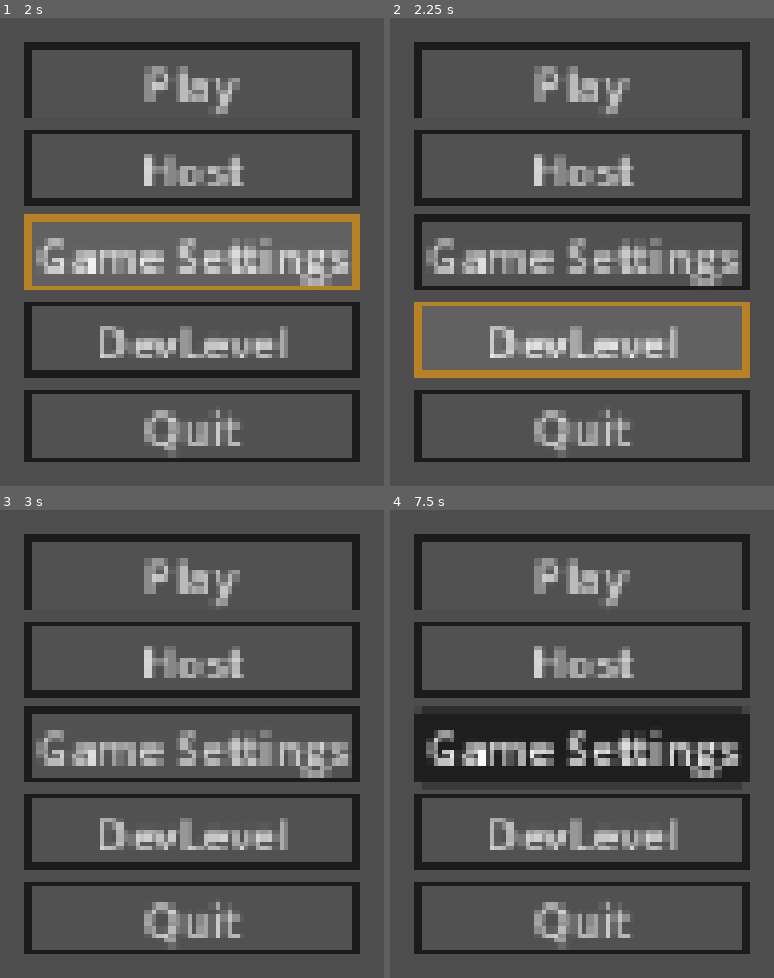
Above: before the commit, frames 1-4 (two rows, left to right).
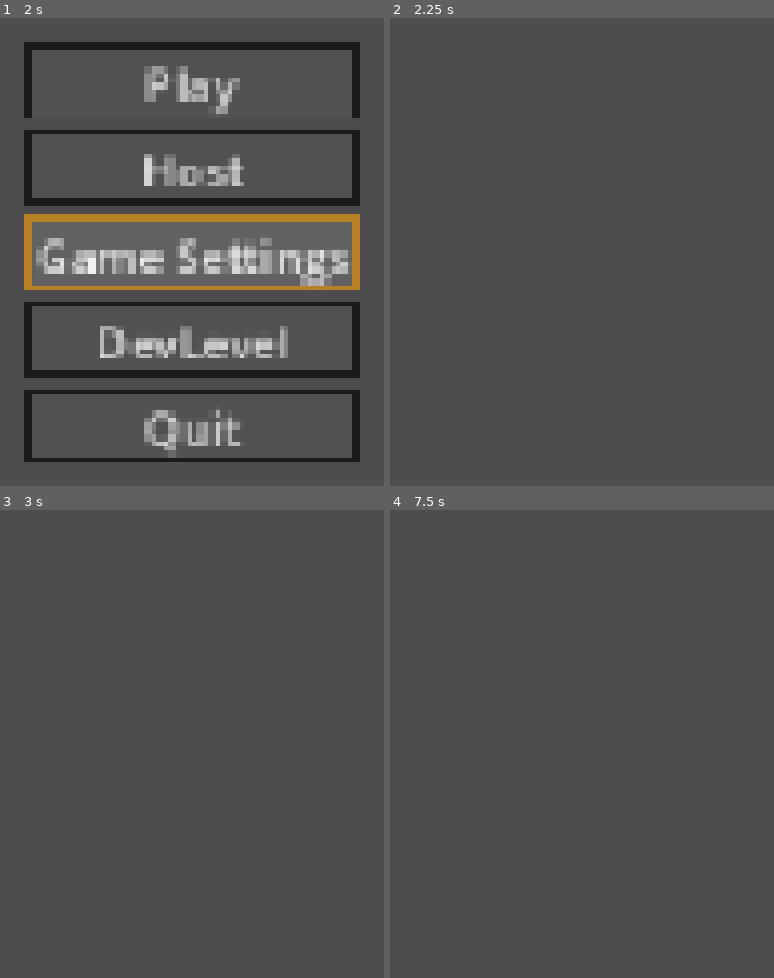
Above: after the commit, the same moments.

Repository: yeet230/multiplayer-base
Game: Godot game, scene res://Scenes/3D/Levels/Game.tscn
Two runs of this game, one before a commit and one after it. Both use one fixed random seed, a clock stepped at 60 frames per second and the inputs below.
Inputs (mouse positions are in pixels of both pictures, inside the frame that each line leads up to):
- Up to frame 1 (2 s): click "Host" at 0.5 s; click "Game Settings" at 1.25 s
- Up to frame 2 (2.25 s): click "DevLevel" at 2 s
- Up to frame 3 (3 s): tap Enter (ui_accept) at 2.75 s; move the mouse to (outside the picture) at 2.77 s; hold D (right) from 2.78 s (still down); click (outside the picture) at 2.85 s
- Up to frame 4 (7.5 s): tap Space (jump) at 3.02, 3.32, 3.77, 4.07, 5.1, 5.27, 5.57, 6.02, 6.32, 6.77, 7.07 s; tap T (toggle_chat) at 3.05, 3.6, 6.05, 6.6 s; tap Enter (ui_accept) at 3.5, 3.8, 4.25, 4.35, 5, 5.75, 6.5, 6.8, 7.35 s; move the mouse to (outside the picture) at 3.52 s; release D (right) at 3.53 s; hold S (backward) 3.53-4.28 s; click (outside the picture) at 3.67 s; move the mouse to (outside the picture) at 4.27 s; hold D (right) 4.28-5.03 s; hold Space (jump) 4.28-5.03 s; click (outside the picture) at 4.42 s; move the mouse to (outside the picture) at 5.02 s; hold W (forward) 5.03-5.78 s; click (outside the picture) at 5.3 s; move the mouse to (outside the picture) at 5.77 s; hold A (left) 5.78-7.28 s; click (outside the picture) at 5.85 s; tap R (reload) at 6.4 s; move the mouse to (outside the picture) at 6.52 s; click (outside the picture) at 6.67 s; tap Escape (ui_cancel) at 7.15 s; move the mouse to (743, 772) at 7.27 s; hold S (backward) from 7.28 s (still down); hold Space (jump) from 7.28 s (still down); click (743, 772) at 7.42 s

Frame 1 is identical in both runs. In frame 2, 22% of the frame differs, in the area x 6-94%, y 5-95%; in frame 3, 21%; in frame 4, 28%.

Commit message:
Player setup
transfer over player movement, input and vision managers from older project and enable them to work within the project

Diff:
--- /dev/null
+++ b/MainMenu.tres
@@ -0,0 +1,21 @@
+[gd_resource type="Theme" format=3 uid="uid://clmane4tnahtp"]
+
+[sub_resource type="StyleBoxFlat" id="StyleBoxFlat_i26rj"]
+bg_color = Color(0.38170326, 0.38170323, 0.38170317, 1)
+border_width_left = 2
+border_width_top = 2
+border_width_right = 2
+border_width_bottom = 2
+border_color = Color(0.72419745, 0.50442946, 0.14627871, 1)
+
+[sub_resource type="StyleBoxFlat" id="StyleBoxFlat_eiy7p"]
+bg_color = Color(0.31764707, 0.31764707, 0.31764707, 1)
+border_width_left = 2
+border_width_top = 2
+border_width_right = 2
+border_width_bottom = 2
+border_color = Color(0.10747973, 0.10747976, 0.107479624, 1)
+
+[resource]
+Button/styles/hover = SubResource("StyleBoxFlat_i26rj")
+Button/styles/normal = SubResource("StyleBoxFlat_eiy7p")
--- a/Scenes/2D/Menu's/Main/MainMenu.tscn
+++ b/Scenes/2D/Menu's/Main/MainMenu.tscn
@@ -1,79 +1,62 @@
 [gd_scene format=3 uid="uid://bpblj5osn52mf"]
 
+[ext_resource type="Theme" uid="uid://clmane4tnahtp" path="res://MainMenu.tres" id="1_0nft5"]
 [ext_resource type="Script" uid="uid://yv2w3la70h3r" path="res://Scripts/Menu's/Main/MainMenu.gd" id="1_i26rj"]
 [ext_resource type="PackedScene" uid="uid://bwdt4nq8pr5ke" path="res://Scenes/2D/Menu's/Main/ClientMenu.tscn" id="2_eiy7p"]
 
-[sub_resource type="StyleBoxFlat" id="StyleBoxFlat_i26rj"]
-bg_color = Color(0.38170326, 0.38170323, 0.38170317, 1)
-border_width_left = 2
-border_width_top = 2
-border_width_right = 2
-border_width_bottom = 2
-border_color = Color(0.72419745, 0.50442946, 0.14627871, 1)
-
-[sub_resource type="StyleBoxFlat" id="StyleBoxFlat_eiy7p"]
-bg_color = Color(0.31764707, 0.31764707, 0.31764707, 1)
-border_width_left = 2
-border_width_top = 2
-border_width_right = 2
-border_width_bottom = 2
-border_color = Color(0.10747973, 0.10747976, 0.107479624, 1)
-
-[sub_resource type="Theme" id="Theme_i26rj"]
-Button/styles/hover = SubResource("StyleBoxFlat_i26rj")
-Button/styles/normal = SubResource("StyleBoxFlat_eiy7p")
-
-[node name="MainMenu" type="Control" unique_id=142060000]
-layout_mode = 3
-anchors_preset = 15
-anchor_right = 1.0
-anchor_bottom = 1.0
-grow_horizontal = 2
-grow_vertical = 2
+[node name="MainMenu" type="Node" unique_id=950782923]
 script = ExtResource("1_i26rj")
 
 [node name="DisplayElements" type="CanvasLayer" parent="." unique_id=1055677627]
 
 [node name="MenuItems" type="CanvasLayer" parent="." unique_id=1925073819]
 
-[node name="MainMenu" type="VBoxContainer" parent="MenuItems" unique_id=696036975]
+[node name="Menu" type="Control" parent="MenuItems" unique_id=1640040799]
+layout_mode = 3
+anchors_preset = 0
+offset_right = 40.0
+offset_bottom = 40.0
+theme = ExtResource("1_0nft5")
+
+[node name="MainMenu" type="VBoxContainer" parent="MenuItems/Menu" unique_id=696036975]
+layout_mode = 1
 anchors_preset = 8
 anchor_left = 0.5
 anchor_top = 0.5
 anchor_right = 0.5
 anchor_bottom = 0.5
-offset_left = -60.0
-offset_top = -85.5
-offset_right = 60.0
-offset_bottom = 85.5
+offset_left = 496.0
+offset_top = 218.5
+offset_right = 616.0
+offset_bottom = 389.5
 grow_horizontal = 2
 grow_vertical = 2
-theme = SubResource("Theme_i26rj")
 
-[node name="Play" type="Button" parent="MenuItems/MainMenu" unique_id=279220662]
+[node name="Play" type="Button" parent="MenuItems/Menu/MainMenu" unique_id=279220662]
 layout_mode = 2
 text = "Play"
 
-[node name="Host" type="Button" parent="MenuItems/MainMenu" unique_id=418394136]
+[node name="Host" type="Button" parent="MenuItems/Menu/MainMenu" unique_id=418394136]
 layout_mode = 2
 text = "Host"
 
-[node name="GameSettings" type="Button" parent="MenuItems/MainMenu" unique_id=1149132878]
+[node name="GameSettings" type="Button" parent="MenuItems/Menu/MainMenu" unique_id=1149132878]
 layout_mode = 2
 text = "Game Settings"
 
-[node name="QuickJoin" type="Button" parent="MenuItems/MainMenu" unique_id=1839017426]
+[node name="QuickJoin" type="Button" parent="MenuItems/Menu/MainMenu" unique_id=1839017426]
 layout_mode = 2
 text = "DevLevel"
 
-[node name="Quit" type="Button" parent="MenuItems/MainMenu" unique_id=1955174501]
+[node name="Quit" type="Button" parent="MenuItems/Menu/MainMenu" unique_id=1955174501]
 layout_mode = 2
 text = "Quit
 "
 
-[node name="ClientMenu" parent="MenuItems" unique_id=484369215 instance=ExtResource("2_eiy7p")]
+[node name="ClientMenu" parent="MenuItems/Menu" unique_id=484369215 instance=ExtResource("2_eiy7p")]
 visible = false
+layout_mode = 1
 
-[connection signal="pressed" from="MenuItems/MainMenu/Play" to="." method="_on_play_pressed"]
-[connection signal="pressed" from="MenuItems/MainMenu/QuickJoin" to="." method="_on_quick_join_pressed"]
-[connection signal="pressed" from="MenuItems/MainMenu/Quit" to="." method="_on_quit_pressed"]
+[connection signal="pressed" from="MenuItems/Menu/MainMenu/Play" to="." method="_on_play_pressed"]
+[connection signal="pressed" from="MenuItems/Menu/MainMenu/QuickJoin" to="." method="_on_quick_join_pressed"]
+[connection signal="pressed" from="MenuItems/Menu/MainMenu/Quit" to="." method="_on_quit_pressed"]
--- a/Scenes/3D/Actors/Player/Player.tscn
+++ b/Scenes/3D/Actors/Player/Player.tscn
@@ -1,16 +1,36 @@
 [gd_scene format=3 uid="uid://cunyxs3eya22j"]
 
-[ext_resource type="Script" uid="uid://dijc2v1sdwbw3" path="res://Scripts/Charecters/Player/PlayerController.gd" id="1_xhfnw"]
+[ext_resource type="Script" uid="uid://bsb5aky4ks3a7" path="res://Scripts/Charecters/Player/BasicPlayerController.gd" id="1_nq4pf"]
+[ext_resource type="Script" uid="uid://citafdrb7wy4s" path="res://Scripts/Charecters/Player/Handler's/InputHandler.gd" id="2_phrvb"]
+[ext_resource type="Script" uid="uid://bd4yrrb6w6vb4" path="res://Scripts/Charecters/Player/Handler's/PlayerMovmentController.gd" id="3_lk4yj"]
+[ext_resource type="Script" uid="uid://cqrprdyognihs" path="res://Scripts/VisionManager.gd" id="4_lk4yj"]
 
 [sub_resource type="CapsuleShape3D" id="CapsuleShape3D_g7fu1"]
 
 [sub_resource type="CapsuleMesh" id="CapsuleMesh_g7fu1"]
 
+[sub_resource type="SceneReplicationConfig" id="SceneReplicationConfig_nq4pf"]
+properties/0/path = NodePath(".:position")
+properties/0/spawn = true
+properties/0/replication_mode = 1
+properties/1/path = NodePath(".:rotation")
+properties/1/spawn = true
+properties/1/replication_mode = 1
+
 [node name="CharacterBase" type="CharacterBody3D" unique_id=2042791910]
 collision_layer = 2
 collision_mask = 7
-script = ExtResource("1_xhfnw")
+script = ExtResource("1_nq4pf")
 metadata/_custom_type_script = "uid://c1kgqspsdkcf7"
+
+[node name="InputHandler" type="Node" parent="." unique_id=395879126 node_paths=PackedStringArray("player")]
+script = ExtResource("2_phrvb")
+player = NodePath("..")
+metadata/_custom_type_script = "uid://citafdrb7wy4s"
+
+[node name="PlayerMovementController" type="Node" parent="." unique_id=936189262]
+script = ExtResource("3_lk4yj")
+metadata/_custom_type_script = "uid://bd4yrrb6w6vb4"
 
 [node name="CollisionShape3D" type="CollisionShape3D" parent="." unique_id=210439886]
 transform = Transform3D(1, 0, 0, 0, 1, 0, 0, 0, 1, 0, 1, 0)
@@ -19,7 +39,17 @@
 [node name="MeshInstance3D" type="MeshInstance3D" parent="CollisionShape3D" unique_id=444635634]
 mesh = SubResource("CapsuleMesh_g7fu1")
 
-[node name="Head" type="Node3D" parent="." unique_id=1711151638]
+[node name="VisionManager" type="Node3D" parent="." unique_id=642591304 node_paths=PackedStringArray("localPlayer", "cameraList", "playerHead")]
+script = ExtResource("4_lk4yj")
+localPlayer = NodePath("..")
+cameraList = [NodePath("Head/Camera3D")]
+playerHead = NodePath("Head")
+metadata/_custom_type_script = "uid://cqrprdyognihs"
 
-[node name="Camera3D" type="Camera3D" parent="Head" unique_id=761804353]
+[node name="Head" type="Node3D" parent="VisionManager" unique_id=1711151638]
+
+[node name="Camera3D" type="Camera3D" parent="VisionManager/Head" unique_id=761804353]
 transform = Transform3D(1, 0, 0, 0, 1, 0, 0, 0, 1, 0, 1.6765037, -0.2151337)
+
+[node name="MultiplayerSynchronizer" type="MultiplayerSynchronizer" parent="." unique_id=1684267837]
+replication_config = SubResource("SceneReplicationConfig_nq4pf")
--- /dev/null
+++ b/Scripts/Charecters/Player/BasicPlayerController.gd
@@ -0,0 +1,14 @@
+class_name Player extends CharacterBase
+
+@onready var inputHandler: PlayerInputHandler = $InputHandler
+@onready var movementController: PlayerMovementController = $PlayerMovementController
+@onready var visionManager: VisionManager = $VisionManager
+
+
+
+
+func _physics_process(delta: float) -> void:
+	if !is_multiplayer_authority(): return
+
+	inputHandler.tick()
+	movementController.tick(delta)
--- a/Scripts/Charecters/Player/Handler's/InputHandler.gd
+++ b/Scripts/Charecters/Player/Handler's/InputHandler.gd
@@ -1,6 +1,8 @@
-class_name InputHandler extends Node
+class_name PlayerInputHandler extends Node
+##Handles all user input required for the player to interact with the world.
+##It will also update other player managers/handlers accordingly
 
-@export var localPlayer: Player = get_parent()
+@export var player: Player = get_parent()
 
 var isJumpPressed: bool = false
 var isSprintPressed: bool = false
@@ -16,16 +18,49 @@
 var isReloadPressed: bool = false
 var isShootReleased: bool = false
 
-func tick(delta : float) -> void:
-	pass
-
 func _input(event: InputEvent) -> void:
 	if !is_multiplayer_authority(): return
 
+	if event is InputEventMouseMotion:
+		player.visionManager.look_around(event.relative)
+	#
+	#elif event is InputEventKey:
+		#if event.is_action_pressed("ui_cancel"):
+			#Input.mouse_mode = Input.MOUSE_MODE_VISIBLE
+		#elif event.is_action_pressed("flash light"):
+			#player.playerEnabledLight = !player.playerEnabledLight
 
-	if event is InputEventMouseMotion:
-		pass
-	elif event is InputEventMouseButton:
-		pass
-	elif event is InputEventKey:
-		pass
+
+func tick() -> void:
+	_update_input_values()
+	_push_updated_input_values()
+
+func _update_input_values() -> void:
+	isJumpPressed = Input.is_action_pressed("jump")
+	#isCrouchPressed = Input.is_action_pressed("crouch")
+	#isSprintPressed = Input.is_action_pressed("sprint")
+	#isDashPressed = Input.is_action_just_pressed("dash")
+	moveDir = Input.get_vector("left", "right", "forward", "backward")
+
+	isShootPressed = Input.is_action_just_pressed("shoot")
+	isShootReleased = Input.is_action_just_released("shoot")
+	isReloadPressed = Input.is_action_just_pressed("reload")
+
+	toggleChat = Input.is_action_just_pressed("toggle_chat")
+	isEnterPressed = Input.is_action_just_pressed("ui_accept")
+	isBackPressed = Input.is_action_just_pressed("ui_cancel")
+
+func _push_updated_input_values() -> void:
+	player.movementController.isCrouchPressed = isCrouchPressed
+	player.movementController.isSprintPressed = isSprintPressed
+	player.movementController.isDashPressed = isDashPressed
+	player.movementController.isJumpPressed = isJumpPressed
+	player.movementController.moveDir = moveDir
+
+	#player.weaponManager.isReloadPressed = isReloadPressed
+	#player.weaponManager.isShootPressed = isShootPressed
+	#player.weaponManager.isShootReleased = isShootReleased
+	#
+	#player.ui.isBackPressed = isBackPressed
+	#player.ui.isEnterPressed = isEnterPressed
+	#player.ui.toggleChat = toggleChat
--- /dev/null
+++ b/Scripts/Charecters/Player/Handler's/PlayerMovmentController.gd
@@ -0,0 +1,107 @@
+class_name PlayerMovementController extends Node
+##This node handles all movment actions conducted within the game for the player to move.
+##It will need to have the player property set correctly and its tick(delta : float) function called otherwise it will not work
+
+
+@export_category("Ground Movement Settings")
+@export var runSpd: float = 9.0 ##How fast the player can move when the runKey is pressed
+@export var walkSpd: float = 6.0 ##how fast the player moves normally
+@export var groundDecel: float = 5.0 ##
+@export var groundFriction: float = 2.5 ##how muchg friction is applied when the player stops adding input
+@export var groundAcel: float = 6.0 ##
+
+@export_category("Air Movement Settings")
+@export var JumpHeight: float = 9 ##How high the player can jump in meteres
+@export var airAccel: float = 1.0 ##How much the player can add to their momentum while in the air
+@export var airMoveSpd: float = 35.0 ##the limit to how much momentum the player can have in the air. The player will stop gaining momentum past this point in this script, external factors may change this
+@export var airCap: float = 7.85 ##Helps cap the speed so moving in a diagnoal line does not goes stupidly fast
+
+@export_category("Dash Settings")
+@export var maxDashCount: int = 0  ##How many times the Player can dash after leaving contact with the floor.
+@export var dashMulti: float = 1.5  ##The multiplier of runSpd to get the dash Spd.
+
+var wishDir: Vector3 = Vector3.ZERO
+
+var canDash: bool = true ##Store weather the player can dash or not
+var isCrouched: bool = false
+
+##Input control variables
+var isCrouchPressed: bool = false
+var isSprintPressed: bool = false
+var isJumpPressed: bool = false
+var isDashPressed: bool = false
+var moveDir: Vector2 = Vector2.ZERO
+
+var usedDashCount: int = 0
+
+var grav: float = ProjectSettings.get_setting("physics/3d/default_gravity")
+
+@onready var player: Player = get_parent()
+
+func tick(delta: float) -> void:
+	wishDir = player.global_transform.basis * Vector3(moveDir.x, 0.0, moveDir.y)
+
+	if player.is_on_floor():
+		_handle_jumping()
+		_dash_reset()
+		_handle_ground_physics(delta)
+	else:
+		_handle_air_physics(delta)
+		_handle_dash()
+
+	player.move_and_slide()
+
+func  _handle_ground_physics(delta : float) -> void:
+	var cur_spd_in_dir: float = player.velocity.dot(wishDir)
+	var add_spd_till_cap: float = _get_move_speed() - cur_spd_in_dir
+
+	if add_spd_till_cap > 0:
+		var accel_spd: float = groundAcel * delta * _get_move_speed()
+		accel_spd = min(accel_spd, add_spd_till_cap)
+		player.velocity += accel_spd * wishDir
+
+	var control: float = max(player.velocity.length(), groundDecel)
+	var drop = control * groundFriction * delta
+	var new_spd: float = max(player.velocity.length() - drop, 0.0)
+	if player.velocity.length() > 0:
+		new_spd /= player.velocity.length()
+
+	player.velocity *= new_spd
+
+func _handle_air_physics(delta : float) -> void:
+	player.velocity.y -= grav * delta # Apply gravity
+
+	var cur_spd_in_wish_dir: float = player.velocity.dot(wishDir)
+	var capped_spd = min((airMoveSpd * wishDir).length(), airCap)
+	var add_spd_till_cap: float = capped_spd - cur_spd_in_wish_dir
+
+	if add_spd_till_cap > 0:
+		var accelSpd = airAccel * airMoveSpd * delta
+		accelSpd = min(accelSpd, add_spd_till_cap)
+		player.velocity += accelSpd * wishDir
+
+func _handle_jumping() -> void:
+	if isJumpPressed:
+		player.velocity.y = JumpHeight
+
+func _handle_dash() -> void:
+	if _can_dash():
+		usedDashCount += 1
+		var dashDir: Vector3 = -player.visionManager.get_camera().global_transform.basis.z
+		dashDir += wishDir
+		dashDir.y = dashDir.y * .01
+		dashDir = dashDir.normalized() #normalize the velocity so the player does not go faster when going diagional
+		player.velocity += dashDir * (runSpd * dashMulti) #Apply the Velocity
+
+func _get_move_speed() -> float:
+	if isCrouchPressed:
+		return walkSpd * 0.8
+	elif isSprintPressed:
+		return runSpd
+	return walkSpd
+
+func _can_dash() -> bool:
+	return isDashPressed and (usedDashCount < maxDashCount)
+
+func _dash_reset() -> void:
+	usedDashCount = 0
--- a/Scripts/Charecters/Player/PlayerController.gd
+++ /dev/null
@@ -1,3 +0,0 @@
-class_name Player extends CharacterBase
-
-@export var health: float = Global.PlayerStartingHealth
--- a/Scripts/Menu's/Main/MainMenu.gd
+++ b/Scripts/Menu's/Main/MainMenu.gd
@@ -1,7 +1,9 @@
-extends Control
+extends Node
 
-@onready var mainMenu: VBoxContainer = $MenuItems/MainMenu
-@onready var clientMenu: Control = $MenuItems/ClientMenu
+@onready var mainMenu: VBoxContainer = $MenuItems/Menu/MainMenu
+@onready var clientMenu: Control = $MenuItems/Menu/ClientMenu
+@onready var displayElementsCanvasLayer: CanvasLayer = $DisplayElements
+@onready var menuItemsCanvasLayer: CanvasLayer = $MenuItems
 
 func _ready() -> void:
 	_auto_mode_set()
@@ -33,4 +35,9 @@
 
 func _on_quick_join_pressed() -> void:
 	MultiplayerManager.join_server("127.0.0.1")
-	self.hide()
+	set_canvas_items_visibility(false)
+	Input.mouse_mode = Input.MOUSE_MODE_CAPTURED
+
+func set_canvas_items_visibility(newState : bool) -> void:
+	displayElementsCanvasLayer.visible = newState
+	menuItemsCanvasLayer.visible = newState
Not shown, added: Scripts/Charecters/Player/BasicPlayerController.gd.uid
Not shown, added: Scripts/Charecters/Player/Handler's/PlayerMovmentController.gd.uid
Not shown, added: Scenes/3D/Actors/Player/Player.tscn2636492575.tmp
Not shown, added: Scenes/3D/Actors/Player/Player.tscn2680957238.tmp
Not shown, added: Scenes/3D/Actors/Player/Player.tscn2690207291.tmp
